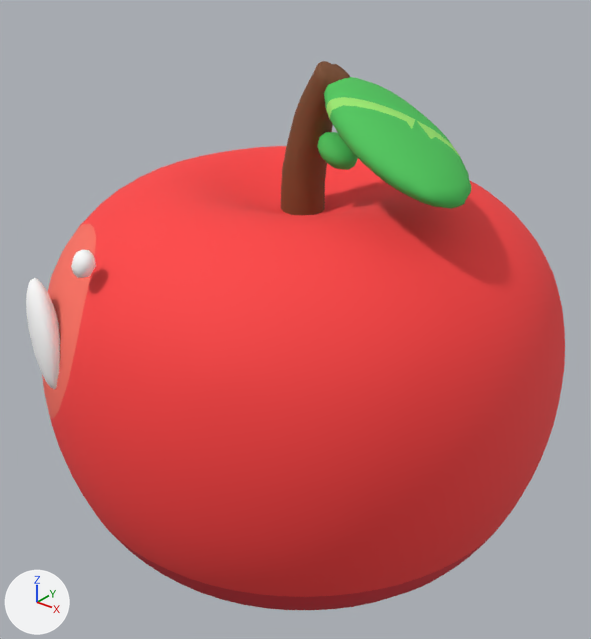
The glTF model app/assets/models/prop_word_apple.glb, before and after one commit.
Before and after are seen from a camera (50 mm lens) standing at (1.75, -2.23, 2.33) and looking at (0.0, -0.05, 0.98). Lighting does not change. The marker at lower left points along +X, +Y and +Z. The older version comes first. Vertices at exactly the same position are counted once.

The scene before the commit, as lines of its bpy script (objects in view):
```python
me_leaf = bpy.data.meshes.new('leaf')
me_leaf.from_pydata(...)  # 437 vertices, 866 faces; spans x 0.09..0.722, y -0.303..0.143, z 1.597..1.88
me_leaf.materials.append(mat_prop_word_apple_skin_002)
me_prop_word_apple = bpy.data.meshes.new('prop_word_apple')
me_prop_word_apple.from_pydata(...)  # 1728 vertices, 3452 faces; spans x -0.97..0.97, y -0.97..0.97, z 0.05..1.51
me_prop_word_apple.materials.append(mat_prop_word_apple_skin)
me_shine = bpy.data.meshes.new('shine')
me_shine.from_pydata(...)  # 154 vertices, 300 faces; spans x -0.497..-0.157, y -0.937..-0.785, z 0.938..1.442
me_shine.materials.append(mat_prop_word_apple_skin_003)
ob_leaf = bpy.data.objects.new('leaf', me_leaf)
ob_leaf.location = (0.0, 0.0, 0.0)
ob_prop_word_apple = bpy.data.objects.new('prop_word_apple', me_prop_word_apple)
ob_prop_word_apple.location = (0.0, 0.0, 0.0)
ob_shine = bpy.data.objects.new('shine', me_shine)
ob_shine.location = (0.0, 0.0, 0.0)
# also in view: 'stem' at (0.05, 0.0, 1.61)
```
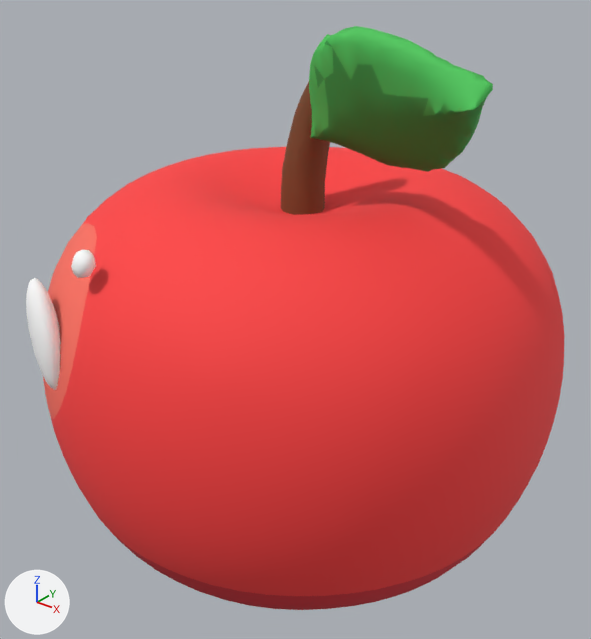
Scene script edits in JSON lines:
```json
{"block": "me_leaf", "where": "# used by ob_leaf; location = (0.0, 0.0, 0.0)"}
{"op": "remove", "block": "me_leaf", "code": "me_leaf.from_pydata(...)  # 437 vertices, 866 faces; spans x 0.09..0.722, y -0.303..0.143, z 1.597..1.88"}
{"op": "add", "block": "me_leaf", "code": "me_leaf.from_pydata(...)  # 619 vertices, 1234 faces; spans x 0.098..0.823, y -0.36..0.049, z 1.622..2.074"}
{"block": "me_leaf", "change": "me_leaf part 1: the loose piece of 370 vertices spanning x 0.119..0.722, y -0.303..0.143, z 1.601..1.88 is rebuilt with 619 vertices and now spans x 0.098..0.823, y -0.36..0.049, z 1.622..2.074"}
{"block": "me_leaf", "change": "me_leaf part 2: the loose piece of 67 vertices spanning x 0.09..0.248, y -0.096..0.038, z 1.597..1.705 is deleted"}
```

Pixel boxes [x1, y1, x2, y2] of what changed, in the pictures (591 x 639 px):
```json
{"object": "leaf", "change": "reshaped", "before": [317, 77, 471, 208], "after": [309, 26, 493, 172], "on screen": "19% wider, 11% taller"}
{"part": 1, "of": "me_leaf", "change": "rebuilt", "before": [324, 77, 471, 208], "after": [309, 26, 493, 172], "on screen": "25% wider, 11% taller"}
{"part": 2, "of": "me_leaf", "change": "deleted", "before": [317, 132, 358, 170], "on screen": "green"}
```
